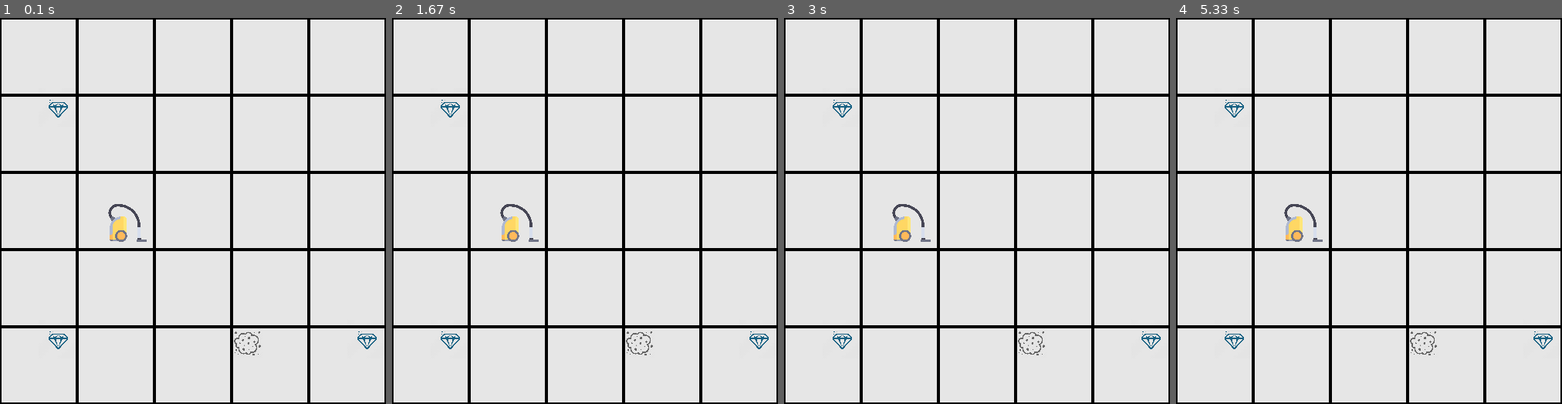
Above: before the commit, frames 1-4 (left to right).
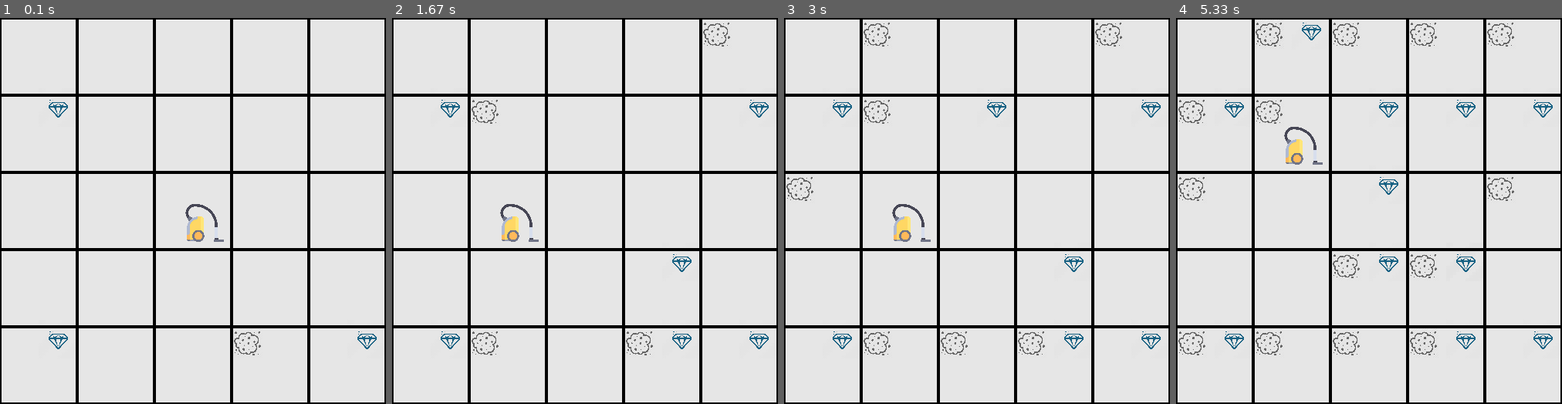
Above: after the commit, the same moments.

Repository: EloyMartinez/AI-TP1-UQAC
Game: pygame game, started from src/main.py
The game is run twice, just before and just after one commit, with the same random seed, the same clock (stepped at 60 frames per second) and the same inputs.
Inputs:
- Up to frame 1 (0.1 s): no input
- Up to frame 2 (1.67 s): no input
- Up to frame 3 (3 s): no input
- Up to frame 4 (5.33 s): no input

The runs differ from the first frame. In frame 1, 0.8% of the frame differs, in the area x 28-58%, y 48-58%; in frame 2, 0.5%; in frame 3, 0.9%; in frame 4, 2.6%, in the area x 0-98%, y 1-88%.

Commit message:
aspi bouge

Diff:
--- a/src/agent/aspi.py
+++ b/src/agent/aspi.py
@@ -75,8 +75,8 @@
         if(closest == []):
             return None  ### !!!!! WE HAVE TO CHECK IF RESULT IS NOT NONE
         #On retourne la case
-        print("La case la plus proche " + str(closest))
-        print("La case la plus proche X : " +str(closest.get_x()) + " // y : " + str(closest.get_y()))
+     #   print("La case la plus proche " + str(closest))
+      #  print("La case la plus proche X : " +str(closest.get_x()) + " // y : " + str(closest.get_y()))
         return closest
 
     #Fonction pour calculer la norme entre 2 cases : la case actuelle et la case que l'on veut comparer
@@ -97,24 +97,20 @@
     def setIntent(self):
         action = 'forceStart'  ## This action will allow us to check further actions
         actionList = []
-       # print("get belief " + str(self.get_bdi().get_belief()))
-        print()
-        print("*******************************************************************************************************************************")
-        print()
-       # print(self.get_bdi().get_belief())
-
         node = self.aStar(self.get_bdi().get_belief())
 
         print("Current Case x : " + str(node.get_currentCase().get_x()))
         print("Current Case y : " + str(node.get_currentCase().get_y()))
         action = node.get_action()
-      #  print("Action : " + str(action))
+        print("Action debut: " + str(action))
         while(action != 'origin'):
-            print("Action : " + str(action))
+           # print("Action : " + str(action))
             actionList.append(action)
+            print(node.get_parent().get_action())
             action = node.get_parent().get_action()
-            print(action)
+           # print(action)
         self.get_bdi().set_intent(actionList)
+        print( self.get_bdi().get_intent())
         print("Voici les actions a réaliser : " + str(actionList))
 
     #Fonction qui va affecter a l'aspi une liste d'action
@@ -150,18 +146,19 @@
             startNode = Noeud(None,0,self.norme(goal),'origin',0,grid[self.get_x()][self.get_y()])
             print("Goal find : En x " + str(goal.get_x()) + " - EN y " + str(goal.get_y()))
 
-        #print("grid :" + str(grid))
-        #Creation d'un objet vide
+
         nodelist = []
         nodelist.append(startNode)
+
         while(not self.isGrabOrSuck(nodelist[0])):
             print("Dans le while isGrabOrSuck")
             node = nodelist[0]
             del nodelist[0]
-            print("Expand : " + str(node.expand(self.get_bdi().get_belief(),self,goal)))
+            #print("Expand : " + str(node.expand(self.get_bdi().get_belief(),self,goal)))
             nodelist = nodelist+node.expand(self.get_bdi().get_belief(),self,goal)  ## we want to add list of extended nodes into list of nodes  //array concatination
 
             self.sort(nodelist)
+        ## ERREUR ICI, NE TROUVE PAS TJRS LE BON CHEMIN
         print("On va aller sur ici : " + str(nodelist[0].get_currentCase().get_coords()))
         return nodelist[0]
 
@@ -218,3 +215,18 @@
             else:
                 visited.append(currentNode.get_currentCase().get_coords())
                 return self.bfsRecursive(arr,queue,visited,currentNode)
+
+    def update_pos(self, grid):
+        action = self.get_bdi().get_intent()
+        for a in action:
+            if(a != "grab" or a != "suck"):
+                posx = self.get_x()
+                posy = self.get_y()
+                self.get_effecteurs().move(self,a)
+                grid.update_vaccum((posx*100)+40, (posy*100)+40, self.get_x(),self.get_y())
+            elif(a == "suck"):
+                self.get_effecteurs().clean_case(grid.get_arr()[self.get_x()][self.get_y])
+                grid.update_dirt((self.get_y*100)+40, (self.get_x()*100)+40)
+            elif(a == "grab"):
+                self.get_effecteurs().grab_jewel(grid.get_arr()[self.get_x()][self.get_y])
+                grid.update_jewel((self.get_y*100)+40, (self.get_x()*100)+40)
--- a/src/agent/effecteurs.py
+++ b/src/agent/effecteurs.py
@@ -18,16 +18,16 @@
         hasMoved = False
         if direction == "up":
             if(posY>0):
-                aspi.set_y(posY+1)
+                aspi.set_y(posY-1)
 
         elif direction == "down":
-            if(posY>3):
-                aspi.set_y(posY-1)
+            if(posY>4):
+                aspi.set_y(posY+1)
 
         elif direction == "left":
             if(posX>0):
                 aspi.set_x(posX-1)
 
         elif direction == "right":
-            if(posX<3):
+            if(posX<4):
                 aspi.set_x(posX+1)
--- a/src/envir/grid.py
+++ b/src/envir/grid.py
@@ -86,6 +86,7 @@
         self._screen.blit(pic_dirt, (x,y))
 
 
+
     def display_jewel(self,x,y):
         print("add_Jewel : " + str(x) + "  " +str(y))
         jewel = pygame.image.load('envir/img/jewel.png')
@@ -97,6 +98,19 @@
         vaccum= pygame.image.load('envir/img/vaccum.png')
         pic_vaccum = pygame.transform.scale(vaccum, (50, 50))
         self._screen.blit(pic_vaccum, ((x*100)+40,(y*100)+40))
+
+
+    def update_vaccum(self, x_vaccum, y_vaccum, newx, newy):
+        pygame.draw.rect(self._screen,white_color, (x_vaccum, y_vaccum, 50,50))
+        vaccum= pygame.image.load('envir/img/vaccum.png')
+        pic_vaccum = pygame.transform.scale(vaccum, (50, 50))
+        self._screen.blit(pic_vaccum, ((newx*100)+40,(newy*100)+40))
+
+    def update_dirt(self, x_vaccum, y_vaccum):
+        pygame.draw.rect(self._screen,white_color, (x_vaccum, y_vaccum, 40,40))
+
+    def update_jewel(self, x_vaccum, y_vaccum):
+        pygame.draw.rect(self._screen,white_color, (x_vaccum+50, y_vaccum-9, 50,50))
 
     #Boucle pour l'affichage de la grille
     def main(self):
--- a/src/main.py
+++ b/src/main.py
@@ -144,6 +144,7 @@
         grille.main()
         aspi.useSensor(grille)
         aspi.setIntent()
+        aspi.update_pos(grille)
 
         if(boole==False):
 
@@ -163,4 +164,4 @@
         #     boole = True
             boole = True
 
-        time.sleep(10)
+        time.sleep(1)
